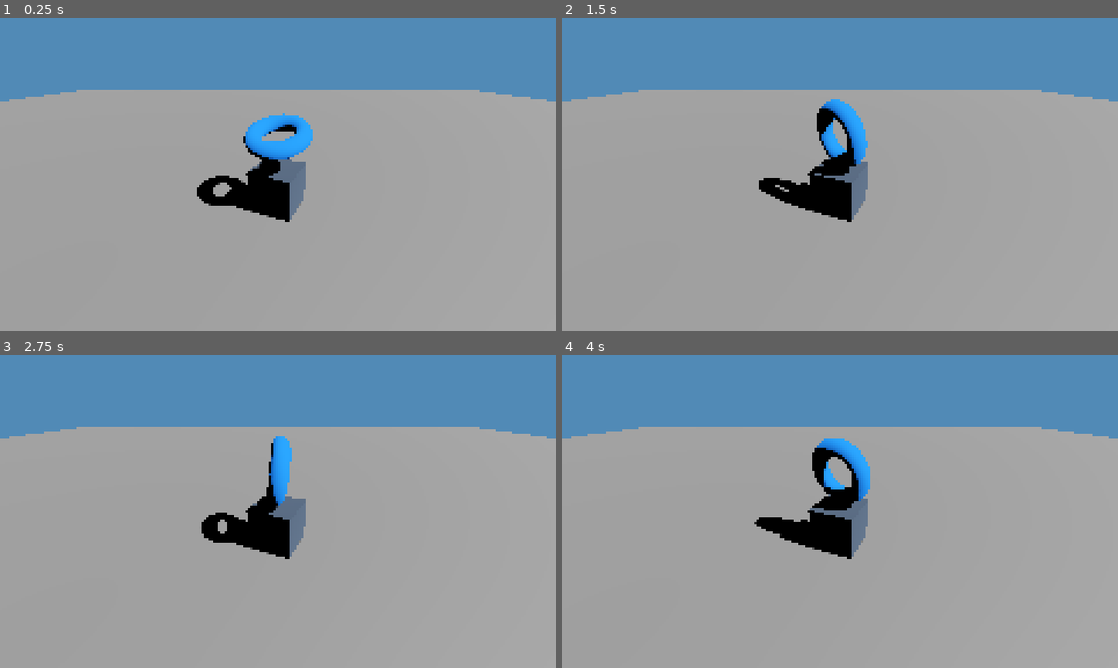
Above: before the commit, frames 1-4 (two rows, left to right).
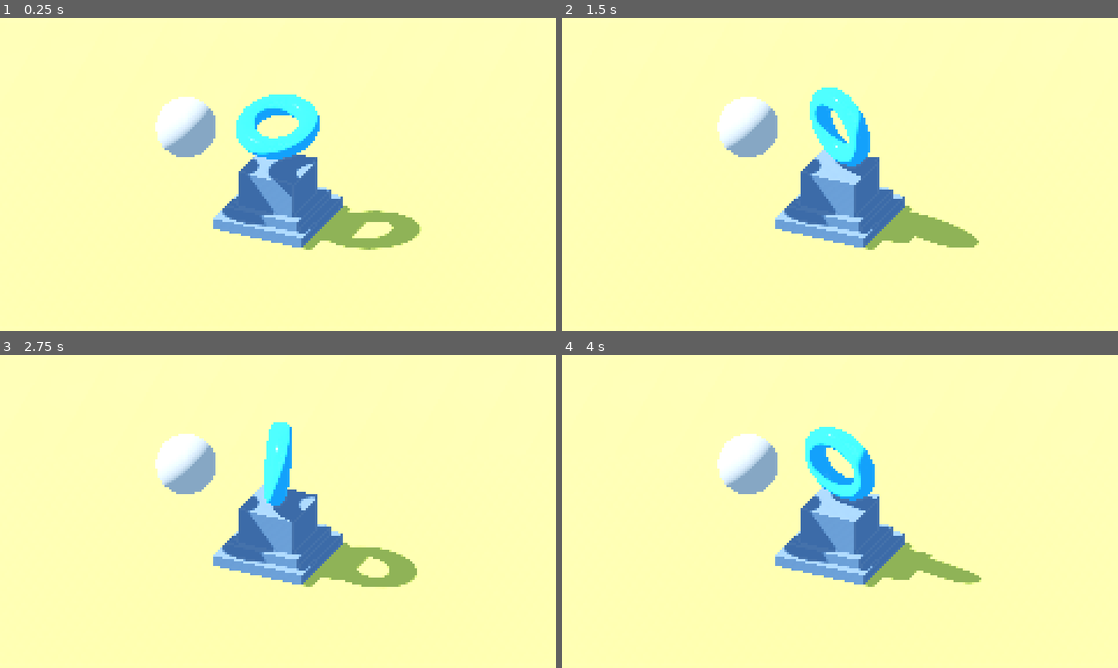
Above: after the commit, the same moments.

Repository: leopeltola/Godot-3d-pixelart-demo
Game: Godot game, scene res://demo.tscn
Same seed, same stepped clock (60 frames per second), same inputs: the game is played once before the commit and once after it.
Inputs:
- Up to frame 1 (0.25 s): no input
- Up to frame 2 (1.5 s): no input
- Up to frame 3 (2.75 s): no input
- Up to frame 4 (4 s): no input

The runs differ from the first frame. In frame 1, 100% of the frame differs, in the area x 0-100%, y 0-100%; in frame 2, 100%; in frame 3, 100%; in frame 4, 100%.

Commit message:
orthographic shadow fixed

Diff:
--- a/camera.tscn
+++ b/camera.tscn
@@ -14,12 +14,12 @@
 shader_parameter/smoothing_max = 0.1
 
 [node name="Camera" type="Camera3D"]
+projection = 1
 current = true
-size = 7.52446
+size = 5.17691
 near = 0.001
 
 [node name="Postprocess" type="MeshInstance3D" parent="."]
 transform = Transform3D(1, 0, 0, 0, -4.37114e-08, -1, 0, 1, -4.37114e-08, 0, 0, -0.873369)
-visible = false
 mesh = SubResource("PlaneMesh_57txa")
-surface_material_override/0 = SubResource("ShaderMaterial_kier4")
+surface_material_override/0 = SubResource("ShaderMaterial_hpojt")
--- a/demo.tscn
+++ b/demo.tscn
@@ -9,26 +9,76 @@
 
 [sub_resource type="TorusMesh" id="TorusMesh_5f5u1"]
 
+[sub_resource type="FastNoiseLite" id="FastNoiseLite_l1uxp"]
+
+[sub_resource type="NoiseTexture2D" id="NoiseTexture2D_1dtc4"]
+noise = SubResource("FastNoiseLite_l1uxp")
+
 [sub_resource type="StandardMaterial3D" id="StandardMaterial3D_lr1hu"]
 diffuse_mode = 3
-specular_mode = 1
 albedo_color = Color(0.14902, 0.517647, 1, 1)
+roughness = 0.08
 emission = Color(0.831373, 0.156863, 0.270588, 1)
 emission_energy_multiplier = 5.85
+heightmap_texture = SubResource("NoiseTexture2D_1dtc4")
+grow_amount = 0.359
 
 [sub_resource type="BoxMesh" id="BoxMesh_sfxtu"]
 size = Vector3(10, 1, 10)
+
+[sub_resource type="StandardMaterial3D" id="StandardMaterial3D_g7ivp"]
+albedo_color = Color(0.576471, 0.588235, 0.243137, 1)
 
 [sub_resource type="Environment" id="Environment_t4b23"]
 background_mode = 1
 background_color = Color(0.317647, 0.541176, 0.713726, 1)
 ambient_light_source = 3
-ambient_light_sky_contribution = 0.32
+ambient_light_color = Color(0.607843, 0.756863, 0.92549, 1)
+ambient_light_sky_contribution = 0.17
 reflected_light_source = 2
 tonemap_mode = 2
-ssao_enabled = true
-ssil_enabled = true
-sdfgi_enabled = true
+sdfgi_min_cell_size = 0.4
+sdfgi_cascade0_distance = 25.6
+sdfgi_max_distance = 409.6
+volumetric_fog_density = 0.1026
+volumetric_fog_emission = Color(0.941176, 0.470588, 0.337255, 1)
+adjustment_saturation = 0.01
+
+[sub_resource type="Animation" id="Animation_clmft"]
+length = 0.001
+tracks/0/type = "bezier"
+tracks/0/imported = false
+tracks/0/enabled = true
+tracks/0/path = NodePath("Torus:rotation:x")
+tracks/0/interp = 1
+tracks/0/loop_wrap = true
+tracks/0/keys = {
+"handle_modes": PackedInt32Array(0),
+"points": PackedFloat32Array(0, -0.25, 0, 0.25, 0),
+"times": PackedFloat32Array(0)
+}
+tracks/1/type = "bezier"
+tracks/1/imported = false
+tracks/1/enabled = true
+tracks/1/path = NodePath("Torus:rotation:y")
+tracks/1/interp = 1
+tracks/1/loop_wrap = true
+tracks/1/keys = {
+"handle_modes": PackedInt32Array(0),
+"points": PackedFloat32Array(0, -0.25, 0, 0.25, 0),
+"times": PackedFloat32Array(0)
+}
+tracks/2/type = "bezier"
+tracks/2/imported = false
+tracks/2/enabled = true
+tracks/2/path = NodePath("Torus:rotation:z")
+tracks/2/interp = 1
+tracks/2/loop_wrap = true
+tracks/2/keys = {
+"handle_modes": PackedInt32Array(0),
+"points": PackedFloat32Array(6.28319, -0.25, 0, 0.25, 0),
+"times": PackedFloat32Array(0)
+}
 
 [sub_resource type="Animation" id="Animation_b55y7"]
 resource_name = "loop"
@@ -68,47 +118,13 @@
 "times": PackedFloat32Array(0, 10)
 }
 
-[sub_resource type="Animation" id="Animation_clmft"]
-length = 0.001
-tracks/0/type = "bezier"
-tracks/0/imported = false
-tracks/0/enabled = true
-tracks/0/path = NodePath("Torus:rotation:x")
-tracks/0/interp = 1
-tracks/0/loop_wrap = true
-tracks/0/keys = {
-"handle_modes": PackedInt32Array(0),
-"points": PackedFloat32Array(0, -0.25, 0, 0.25, 0),
-"times": PackedFloat32Array(0)
-}
-tracks/1/type = "bezier"
-tracks/1/imported = false
-tracks/1/enabled = true
-tracks/1/path = NodePath("Torus:rotation:y")
-tracks/1/interp = 1
-tracks/1/loop_wrap = true
-tracks/1/keys = {
-"handle_modes": PackedInt32Array(0),
-"points": PackedFloat32Array(0, -0.25, 0, 0.25, 0),
-"times": PackedFloat32Array(0)
-}
-tracks/2/type = "bezier"
-tracks/2/imported = false
-tracks/2/enabled = true
-tracks/2/path = NodePath("Torus:rotation:z")
-tracks/2/interp = 1
-tracks/2/loop_wrap = true
-tracks/2/keys = {
-"handle_modes": PackedInt32Array(0),
-"points": PackedFloat32Array(6.28319, -0.25, 0, 0.25, 0),
-"times": PackedFloat32Array(0)
-}
-
 [sub_resource type="AnimationLibrary" id="AnimationLibrary_y7lvy"]
 _data = {
 "RESET": SubResource("Animation_clmft"),
 "loop": SubResource("Animation_b55y7")
 }
+
+[sub_resource type="SphereMesh" id="SphereMesh_7pyys"]
 
 [node name="Demo" type="Node3D"]
 
@@ -120,18 +136,43 @@
 mesh = SubResource("BoxMesh_gg7it")
 surface_material_override/0 = SubResource("StandardMaterial3D_r0a1b")
 
+[node name="Cube2" type="MeshInstance3D" parent="."]
+transform = Transform3D(1.17919, 0, -0.547284, 0, 0.2, 0, 0.547284, 0, 1.17919, 0, -0.21636, 0)
+mesh = SubResource("BoxMesh_gg7it")
+surface_material_override/0 = SubResource("StandardMaterial3D_r0a1b")
+
+[node name="Cube3" type="MeshInstance3D" parent="."]
+transform = Transform3D(1.45131, 0, -0.673581, 0, 0.2, 0, 0.673581, 0, 1.45131, 0, -0.38876, 0)
+mesh = SubResource("BoxMesh_gg7it")
+surface_material_override/0 = SubResource("StandardMaterial3D_r0a1b")
+
 [node name="Torus" type="MeshInstance3D" parent="."]
-transform = Transform3D(0.7, -1.22392e-07, 0, 1.22392e-07, 0.7, 0, 0, 0, 0.7, 0, 1.23979, 0)
+transform = Transform3D(0.7, -3.12647e-06, 0, 3.12647e-06, 0.7, 0, 0, 0, 0.7, 0, 1.23979, 0)
 mesh = SubResource("TorusMesh_5f5u1")
 surface_material_override/0 = SubResource("StandardMaterial3D_lr1hu")
 
 [node name="DirectionalLight3D" type="DirectionalLight3D" parent="."]
-transform = Transform3D(0.492433, -0.592603, 0.637441, -0.114819, 0.681762, 0.722507, -0.862743, -0.428977, 0.26768, 0, 2.58754, 0)
+transform = Transform3D(0.687757, -0.308438, -0.657158, 0.482257, -0.482504, 0.731176, -0.542604, -0.81979, -0.183099, 0, 2.58754, 0)
 shadow_enabled = true
+directional_shadow_mode = 1
+directional_shadow_split_1 = 0.002
+directional_shadow_split_3 = 0.54
+
+[node name="SpotLight3D" type="SpotLight3D" parent="."]
+transform = Transform3D(0.554651, -0.783736, 0.279502, 0.0485123, 0.365793, 0.929431, -0.830668, -0.50195, 0.240908, 1.79858, 4.14143, 1.27593)
+visible = false
+light_color = Color(0.909804, 0.701961, 0.658824, 1)
+light_energy = 4.879
+light_indirect_energy = 3.586
+shadow_enabled = true
+spot_range = 11.0277
+spot_angle = 26.505
+spot_angle_attenuation = 0.0824701
 
 [node name="Floor" type="MeshInstance3D" parent="."]
 transform = Transform3D(5, 0, 0, 0, 5, 0, 0, 0, 5, 0, -2.98063, 0)
 mesh = SubResource("BoxMesh_sfxtu")
+surface_material_override/0 = SubResource("StandardMaterial3D_g7ivp")
 
 [node name="WorldEnvironment" type="WorldEnvironment" parent="."]
 environment = SubResource("Environment_t4b23")
@@ -141,3 +182,7 @@
 libraries = {
 "": SubResource("AnimationLibrary_y7lvy")
 }
+
+[node name="MeshInstance3D" type="MeshInstance3D" parent="."]
+transform = Transform3D(1, 0, 0, 0, 1, 0, 0, 0, 1, -1.52178, 1.10212, -0.22715)
+mesh = SubResource("SphereMesh_7pyys")
--- a/pixelart_outline.gdshader
+++ b/pixelart_outline.gdshader
@@ -153,8 +153,6 @@
 //	ALBEDO = vec3(combinedOutline);
 
 //	Coloring based on the outlines
-
-
 	vec3 original = texture(SCREEN_TEXTURE, SCREEN_UV).rgb;
 	vec3 highlightColor = mix(original, vec3(1.), .03);
 	vec3 shadowColor = mix(original, vec3(0.), .4);
--- a/project.godot
+++ b/project.godot
@@ -13,6 +13,7 @@
 config/name="3D Pixelart Demo"
 run/main_scene="res://demo.tscn"
 config/features=PackedStringArray("4.0", "Forward Plus")
+run/frame_delay_msec=41
 config/icon="res://icon.svg"
 
 [display]
@@ -21,13 +22,11 @@
 window/size/viewport_height=135
 window/size/window_width_override=960
 window/size/window_height_override=540
-window/vsync/vsync_mode=0
 window/stretch/mode="viewport"
+window/stretch/aspect="expand"
 
 [rendering]
 
-lights_and_shadows/directional_shadow/size=16384
-lights_and_shadows/directional_shadow/soft_shadow_filter_quality=0
+lights_and_shadows/directional_shadow/soft_shadow_filter_quality=4
 lights_and_shadows/directional_shadow/16_bits=false
-lights_and_shadows/positional_shadow/soft_shadow_filter_quality=3
-lights_and_shadows/positional_shadow/atlas_16_bits=false
+lights_and_shadows/positional_shadow/soft_shadow_filter_quality=0
Not shown: 1 places in camera.tscn that only renumber resources
Not shown: 1 places in demo.tscn that only renumber resources
